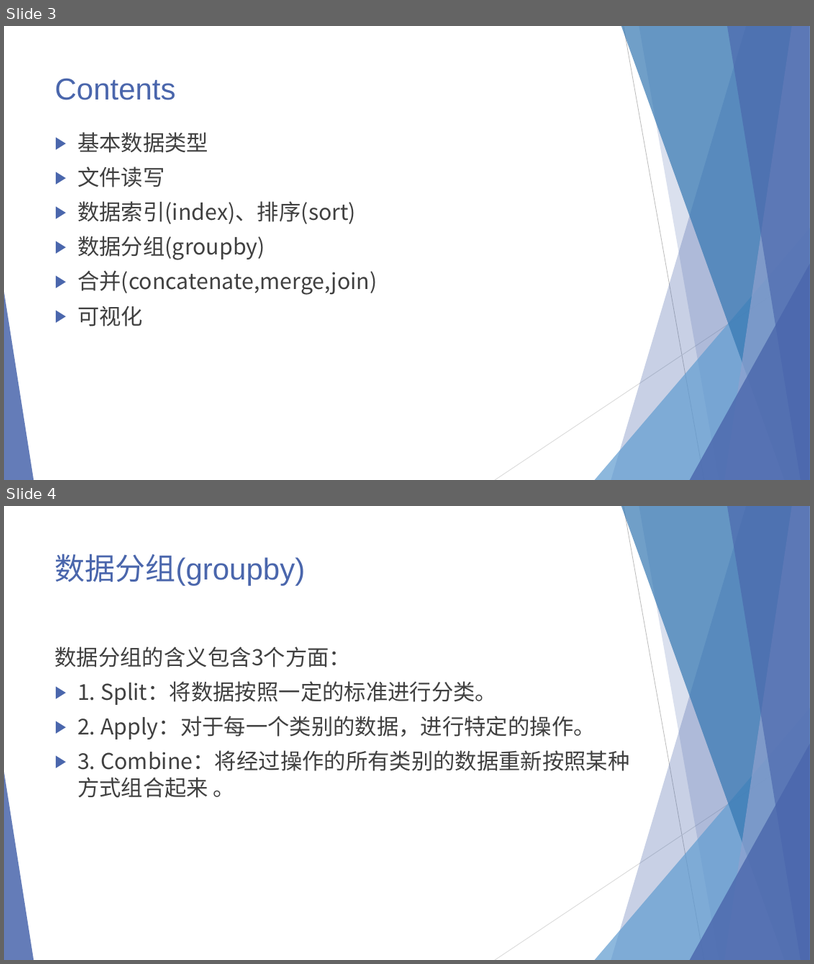
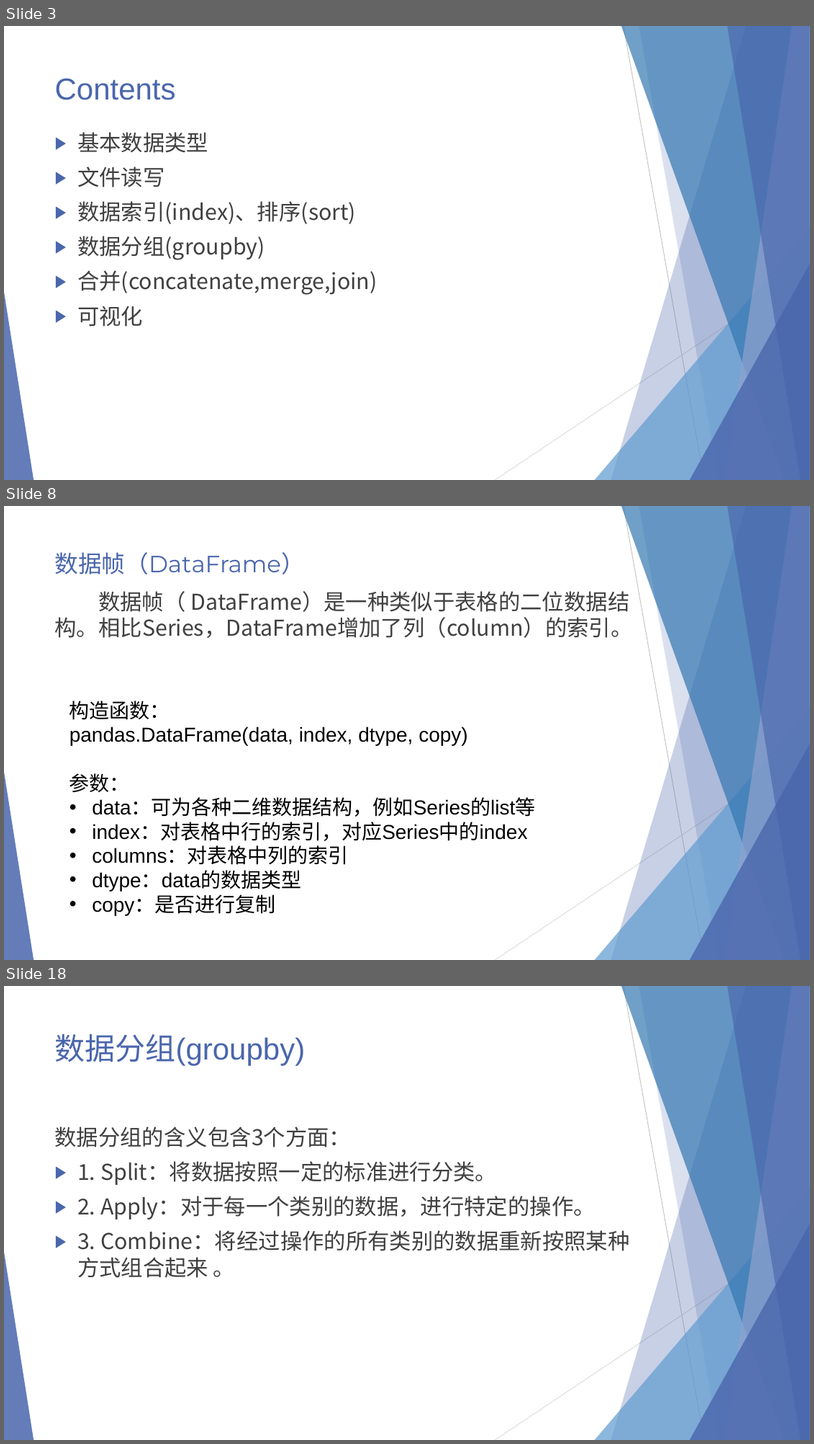
Before and after one commit to SSRSGJYD/pandas, a slide deck: doc/pandas.pptx. Shown one above the other, each under a label of ours: slides 3 and 4 before the commit, slides 3, 8 and 18 after it; the slides between them are not shown. The pictures are 814x964 and 814x1444 pixels, drawn with LibreOffice and Linux fonts; fonts in the diff are those of the drawing. Boxes give left, top, right and bottom in pixels: in the first picture for what was removed or moved away, otherwise in the second. Text is boxed around its words. In the diff, an @@ line names an element or a change of style, - is before the commit and + after.

```diff
--- a/doc/pandas.pptx
+++ b/doc/pandas.pptx
@@ slide 8 added at box(4, 506, 810, 960), background #FFFFFF; not listed: 10 template elements that a slide beside it also shows @@
@@ title added at box(55, 552, 305, 574), 28 pt, text #4A66AC @@
+数据帧（DataFrame）
@@ text added at box(55, 591, 633, 638), 26 pt, text #404040 @@
+数据帧（ DataFrame）是一种类似于表格的二位数据结构。相比Series，DataFrame增加了列（column）的索引。
@@ text added at box(70, 700, 535, 915), 24 pt, text #000000 @@
+构造函数：
+pandas.DataFrame(data, index, dtype, copy)
+参数：
+• data：可为各种二维数据结构，例如Series的list等
+• index：对表格中行的索引，对应Series中的index
+• columns：对表格中列的索引
+• dtype：data的数据类型
+• copy：是否进行复制
@@ what was slide 4 is now slide 18 @@
```
Also in this commit, not shown: 13 other slides added, 2 other files.
